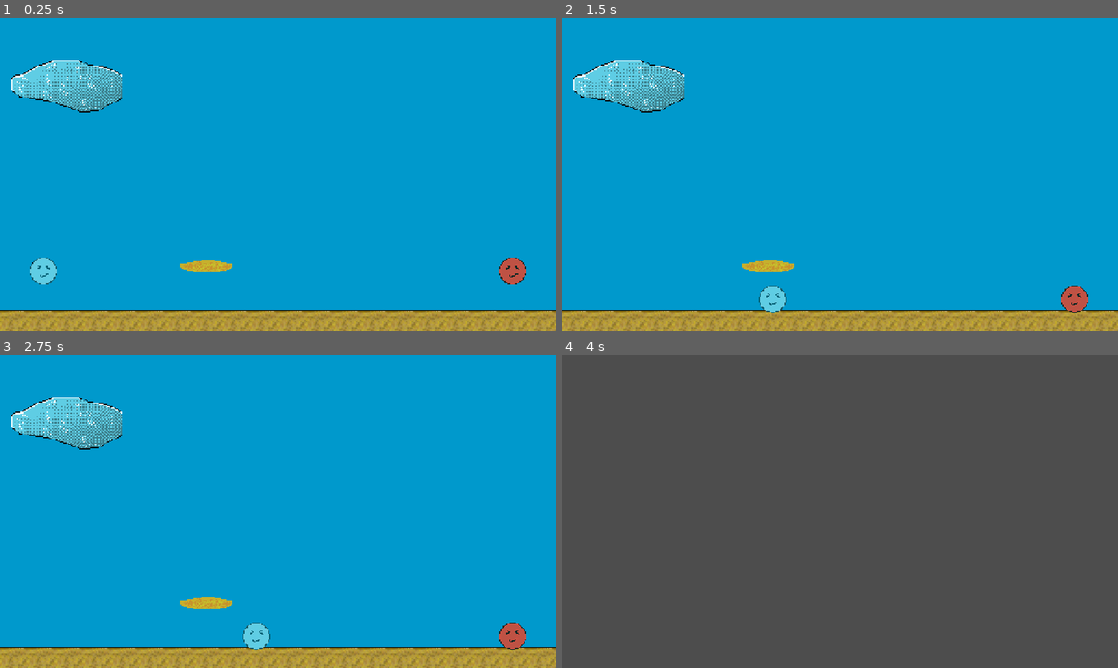
Above: before the commit, frames 1-4 (two rows, left to right).
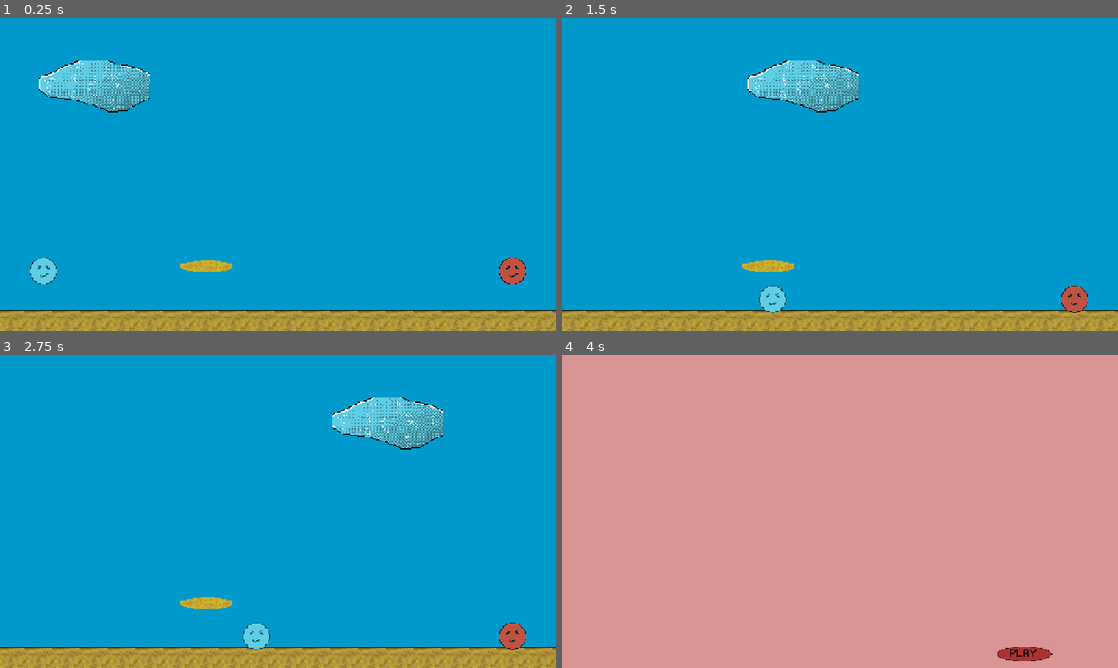
Above: after the commit, the same moments.

Repository: clem-maker/2-player
Game: Godot game, scene res://scens/main.tscn
Two runs of this game, one before a commit and one after it. Both use one fixed random seed, a clock stepped at 60 frames per second and the inputs below.
Inputs (mouse positions are in pixels of both pictures, inside the frame that each line leads up to):
- Up to frame 1 (0.25 s): no input
- Up to frame 2 (1.5 s): move the mouse to (962, 158) at 0.52 s; hold D (right) 0.53-1.28 s; click (962, 158) at 0.6 s; tap Space (jump) at 0.77 s; move the mouse to (728, 190) at 1.27 s; hold A (left) from 1.28 s (still down); click (728, 190) at 1.35 s
- Up to frame 3 (2.75 s): tap Space (jump) at 1.52 s; move the mouse to (333, 442) at 2.02 s; release A (left) at 2.03 s; hold D (right) from 2.03 s (still down); click (333, 442) at 2.1 s
- Up to frame 4 (4 s): move the mouse to (812, 574) at 2.77 s; click (812, 574) at 2.85 s; tap Space (jump) at 3.02, 3.77 s; move the mouse to (1006, 558) at 3.52 s; release D (right) at 3.53 s; hold A (left) from 3.53 s (still down); click (1006, 558) at 3.6 s

The runs differ from the first frame. In frame 1, 2.4% of the frame differs, in the area x 2-27%, y 13-31%; in frame 2, 4.9%; in frame 3, 4.9%; in frame 4, 100%, in the area x 0-100%, y 0-100%.

Commit message:
starting ui
starting ui

Diff:
--- a/scens/main.tscn
+++ b/scens/main.tscn
@@ -9,6 +9,8 @@
 [ext_resource type="Texture2D" uid="uid://jxcg24rfuq3" path="res://pixel_art/background/wolke.png" id="4_e3kqc"]
 [ext_resource type="PackedScene" uid="uid://mo5twykfrk0f" path="res://scens/ground.tscn" id="4_r0j7t"]
 [ext_resource type="PackedScene" uid="uid://c3mvsfwdyftup" path="res://scens/plattform.tscn" id="5_4gohe"]
+[ext_resource type="Script" uid="uid://6m4xk2ddo234" path="res://scens/wolke.gd" id="5_77xck"]
+[ext_resource type="PackedScene" uid="uid://dvtbce0hxfi57" path="res://scens/ui.tscn" id="10_o34hl"]
 
 [sub_resource type="ShaderMaterial" id="ShaderMaterial_4gohe"]
 shader = ExtResource("2_4gohe")
@@ -34,9 +36,12 @@
 
 [node name="Wolke" type="Sprite2D" parent="background" unique_id=1582363576]
 texture_filter = 1
-position = Vector2(153, 161)
+position = Vector2(150, 160)
 scale = Vector2(2, 2)
 texture = ExtResource("4_e3kqc")
+script = ExtResource("5_77xck")
+start_position = Vector2(-150, 160)
+endposition = Vector2(1500, 160)
 
 [node name="Camera" type="Camera2D" parent="." unique_id=1617254573]
 anchor_mode = 0
@@ -85,3 +90,8 @@
 
 [node name="plattform" parent="." unique_id=1887424092 instance=ExtResource("5_4gohe")]
 position = Vector2(474, 574)
+
+[node name="CanvasLayer" type="CanvasLayer" parent="." unique_id=1481040378]
+
+[node name="ui" parent="CanvasLayer" unique_id=992430856 instance=ExtResource("10_o34hl")]
+visible = false
--- a/scens/ui.tscn
+++ b/scens/ui.tscn
@@ -1,4 +1,6 @@
 [gd_scene format=3 uid="uid://dvtbce0hxfi57"]
+
+[ext_resource type="Texture2D" uid="uid://ct7h0scdonnyu" path="res://pixel_art/ui/play_button.png" id="1_lwh5v"]
 
 [node name="ui" type="Control" unique_id=992430856]
 layout_mode = 3
@@ -7,3 +9,28 @@
 anchor_bottom = 1.0
 grow_horizontal = 2
 grow_vertical = 2
+
+[node name="ColorRect" type="ColorRect" parent="." unique_id=282904619]
+layout_mode = 0
+offset_right = 1280.0
+offset_bottom = 720.0
+color = Color(0.85882354, 0.5803922, 0.5882353, 1)
+
+[node name="MarginContainer" type="MarginContainer" parent="." unique_id=1847263011]
+layout_mode = 0
+offset_right = 1280.0
+offset_bottom = 720.0
+
+[node name="VBoxContainer" type="VBoxContainer" parent="MarginContainer" unique_id=1834222300]
+layout_mode = 2
+offset_transform_enabled = true
+offset_transform_position = Vector2(1000, 0)
+alignment = 2
+
+[node name="Label" type="Label" parent="MarginContainer/VBoxContainer" unique_id=31419280]
+layout_mode = 2
+
+[node name="TextureButton" type="TextureButton" parent="MarginContainer/VBoxContainer" unique_id=129236067]
+layout_mode = 2
+texture_normal = ExtResource("1_lwh5v")
+texture_pressed = ExtResource("1_lwh5v")
--- /dev/null
+++ b/scens/wolke.gd
@@ -0,0 +1,11 @@
+extends Sprite2D
+
+@export_group("tween_position's")
+@export var start_position : Vector2
+@export var endposition : Vector2
+
+var tween_wolke : Tween = create_tween()
+func _ready() -> void:
+	tween_wolke.set_loops(0)
+	tween_wolke.tween_property(self,"position",endposition,5.0)
+	tween_wolke.tween_property(self,"position",start_position,0.0)
Binary file added: pixel_art/ui/play_button.png
Not shown, added: pixel_art/ui/play_button.png.import
Not shown, added: scens/wolke.gd.uid
